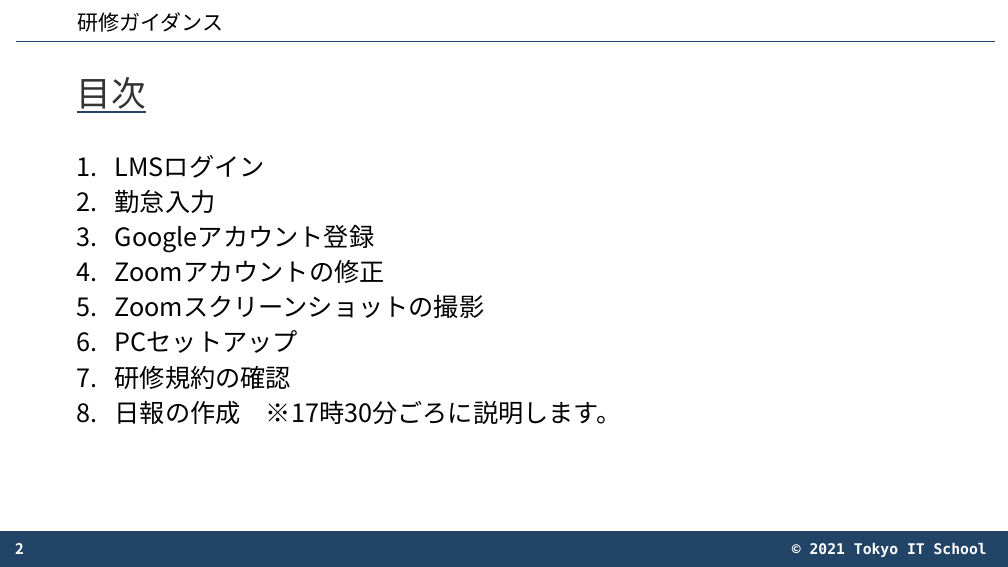
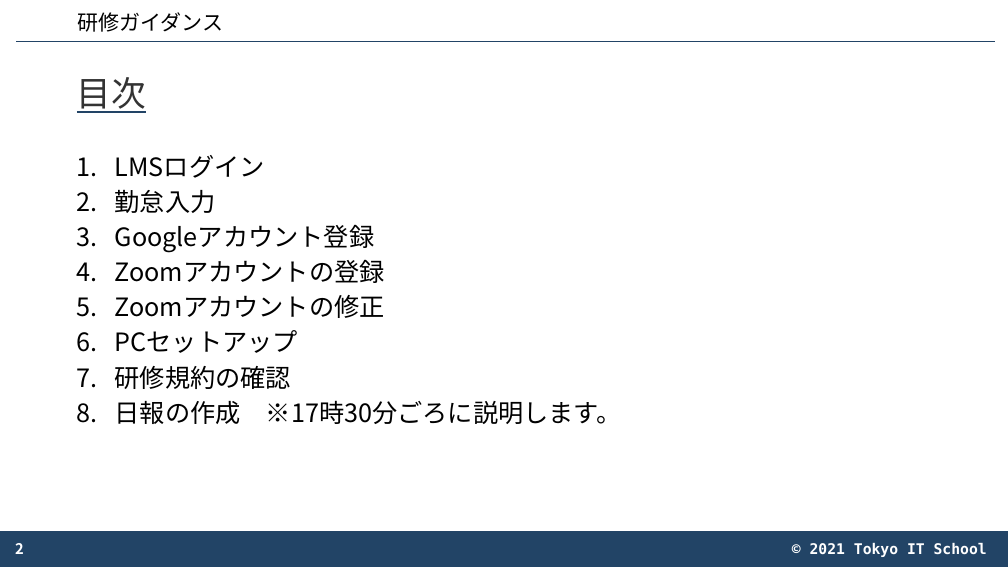
Before and after one commit to create0stance/2023FILE, a slide deck: slide 2 of 01_講義/プレ研修/002_4_6_IT入門 - 1/01_研修ガイダンス/IT入門_研修ガイダンス_講義資料_1.0.3.pptx. Drawn at 1008x567 pixels with LibreOffice and Linux fonts; fonts in the diff are those of the drawing; background and template pictures are left out. Boxes give left, top, right and bottom in pixels: in the first picture for what was removed or moved away, otherwise in the second. Text is boxed around its words. In the diff, an @@ line names an element or a change of style, - is before the commit and + after.

```diff
--- a/01_講義/プレ研修/002_4_6_IT入門 - 1/01_研修ガイダンス/IT入門_研修ガイダンス_講義資料_1.0.3.pptx
+++ b/01_講義/プレ研修/002_4_6_IT入門 - 1/01_研修ガイダンス/IT入門_研修ガイダンス_講義資料_1.0.3.pptx
@@ text at (115,259,385,283): paragraph added @@
+4. Zoomアカウントの登録
@@ text at (115,295,485,318): paragraph removed @@
-5. Zoomスクリーンショットの撮影
```
Also in this commit, not shown: 4 other slides changed, 1 slide added, 1 slide removed, 19 other files.
